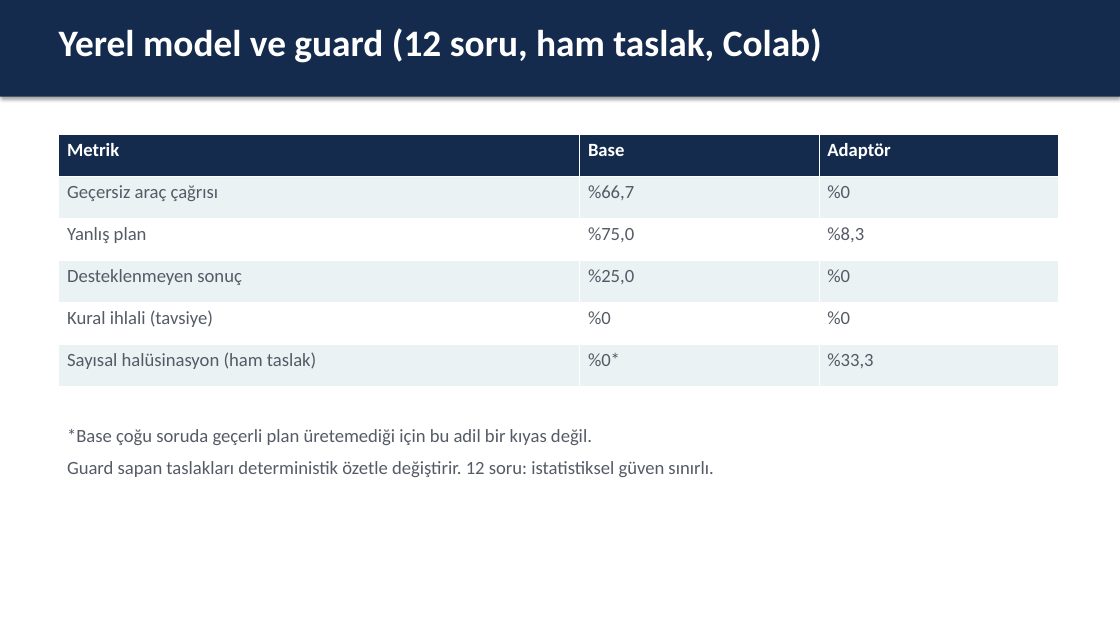
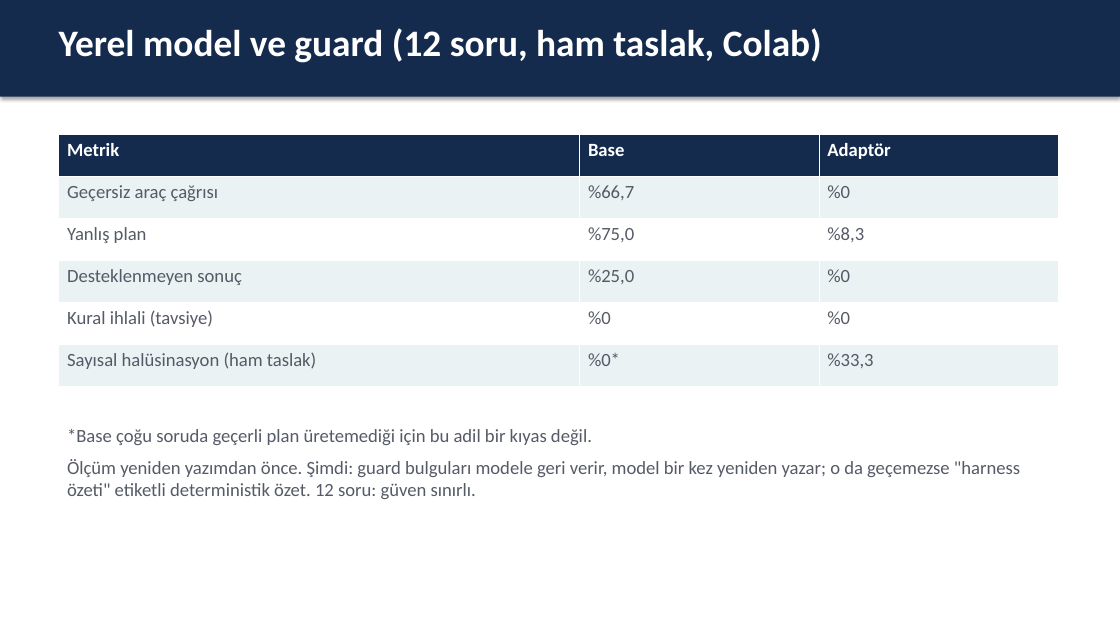
Before and after one commit to zeyneptanrivermis/bist-harness, a slide deck: slide 10 of reports/BIST_harness_sunum.pptx. Drawn at 1120x630 pixels with LibreOffice and Linux fonts; fonts in the diff are those of the drawing. Boxes give left, top, right and bottom in pixels: in the first picture for what was removed or moved away, otherwise in the second. Text is boxed around its words. In the diff, an @@ line names an element or a change of style, - is before the commit and + after.

Commit message:
fix: LLM Guard and Time Issues

```diff
--- a/reports/BIST_harness_sunum.pptx
+++ b/reports/BIST_harness_sunum.pptx
@@ text at (67,459,1020,499): text changed @@
-Guard sapan taslakları deterministik özetle değiştirir. 12 soru: istatistiksel güven sınırlı.
+Ölçüm yeniden yazımdan önce. Şimdi: guard bulguları modele geri verir, model bir kez yeniden yazar; o da geçemezse "harness özeti" etiketli deterministik özet. 12 soru: güven sınırlı.
```
Also in this commit, not shown: 14 other files.
